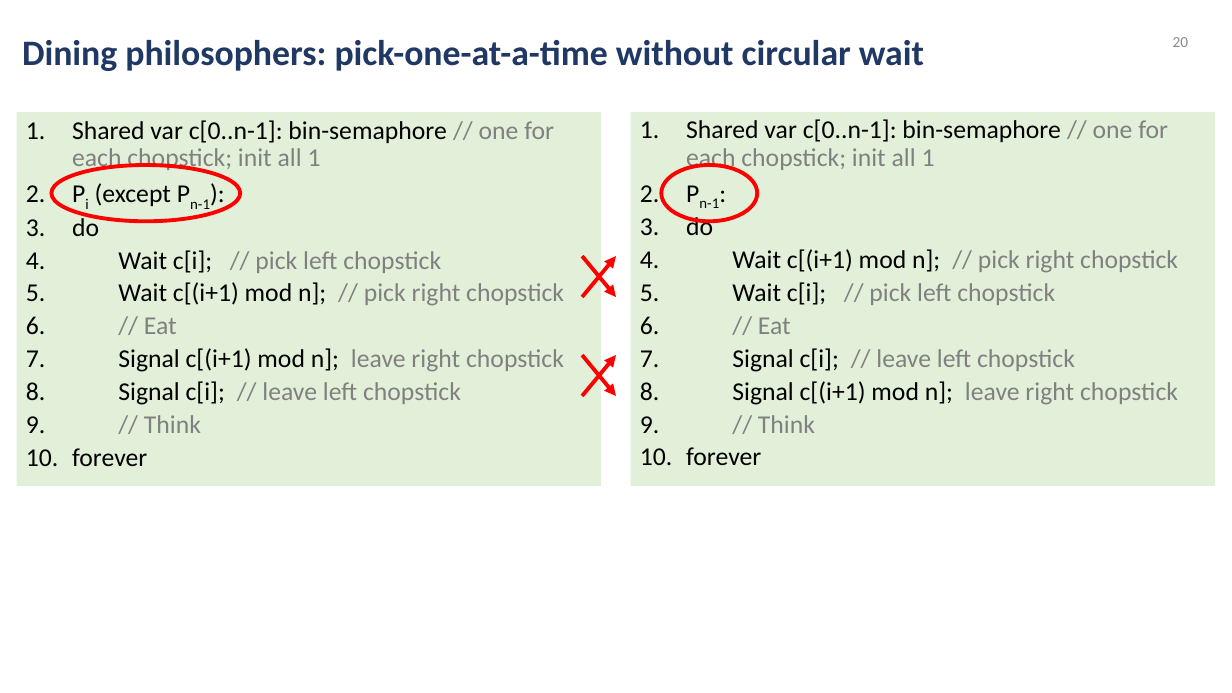
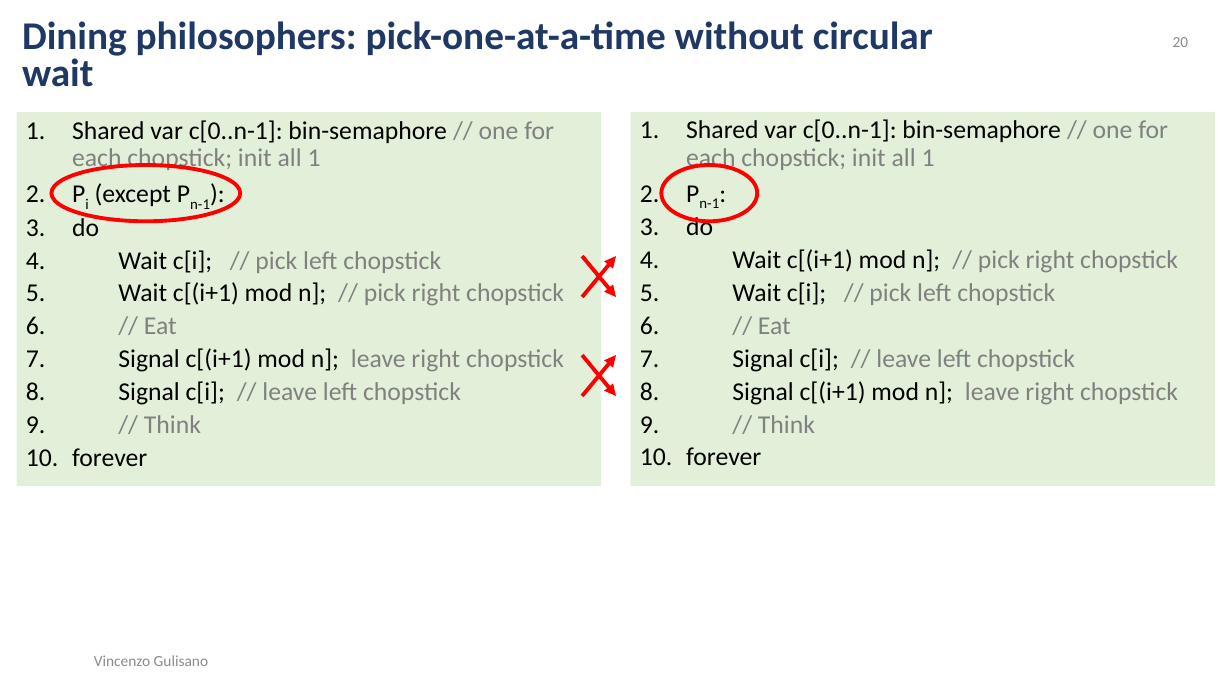
Before and after one commit to vincenzo-gulisano/os_material, a slide deck: slide 20 of slides/synchronization_part_2.pptx. Drawn at 1232x693 pixels with LibreOffice and Linux fonts; fonts in the diff are those of the drawing. Boxes give left, top, right and bottom in pixels: in the first picture for what was removed or moved away, otherwise in the second. Text is boxed around its words. In the diff, an @@ line names an element or a change of style, - is before the commit and + after.

```diff
--- a/slides/synchronization_part_2.pptx
+++ b/slides/synchronization_part_2.pptx
@@ text "Dining philosophers: pick-one-at-a-time without circular ..." at (x1=22, y1=21, x2=933, y2=87): size 27.9 to 30.6 pt; line spacing 0.7 to 0.8 @@
@@ text added at (x1=94, y1=655, x2=208, y2=666), 12 pt, text #8C8C8C @@
+Vincenzo Gulisano
```
Also in this commit, not shown: 41 other slides changed, 5 other files.
